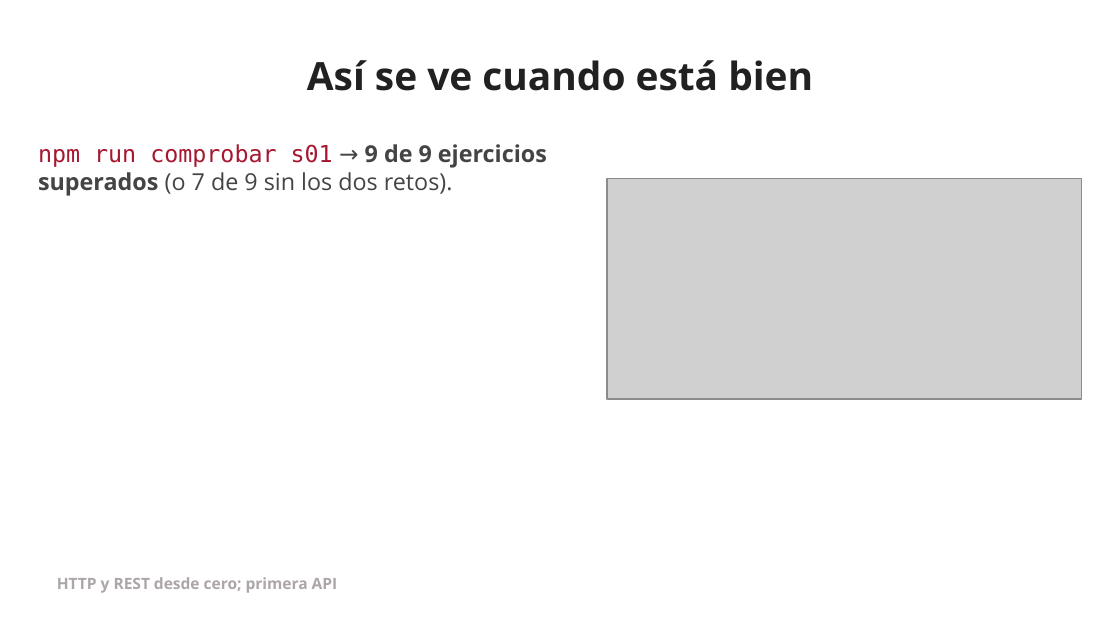
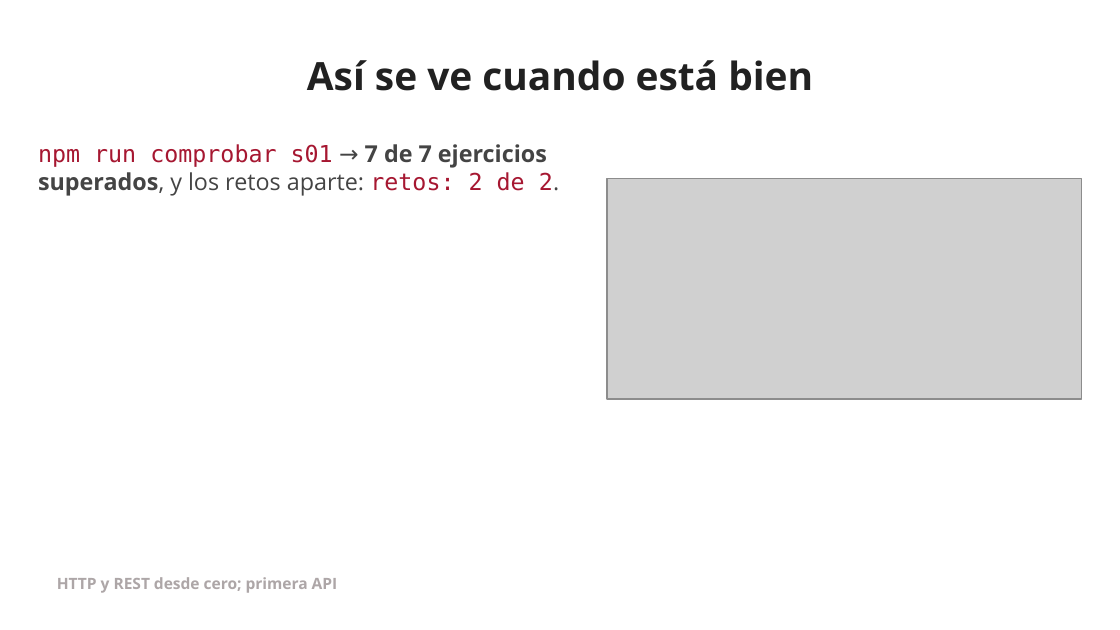
Before and after one commit to jserranof/formacion-openapi-jserranof, a slide deck: slide 66 of docs/sesiones/presentaciones/s01-presentacion.pptx. Drawn at 1120x630 pixels with LibreOffice and Linux fonts; fonts in the diff are those of the drawing; grey boxes stand for pictures; background and template pictures are left out. Boxes give left, top, right and bottom in pixels: in the first picture for what was removed or moved away, otherwise in the second. Text is boxed around its words. In the diff, an @@ line names an element or a change of style, - is before the commit and + after.

Commit message:
ci: Actions informativa y retos contados aparte
- comprobar separa los retos (eNN-reto-…): «7 de 7 ejercicios superados ·
  retos: 0 de 2.» y solo falla por los obligatorios.
- El workflow ya no se pone en rojo por ejercicios pendientes; solo si las
  pruebas no se pueden ejecutar. El resumen sigue mostrando el resultado.
- Textos de S1 al día con el nuevo recuento.

```diff
--- a/docs/sesiones/presentaciones/s01-presentacion.pptx
+++ b/docs/sesiones/presentaciones/s01-presentacion.pptx
@@ text at box(38, 144, 559, 196): text changed @@
-npm run comprobar s01 → 9 de 9 ejercicios superados (o 7 de 9 sin los dos retos).
+npm run comprobar s01 → 7 de 7 ejercicios superados, y los retos aparte: retos: 2 de 2.
```
Also in this commit, not shown: 7 other files.
